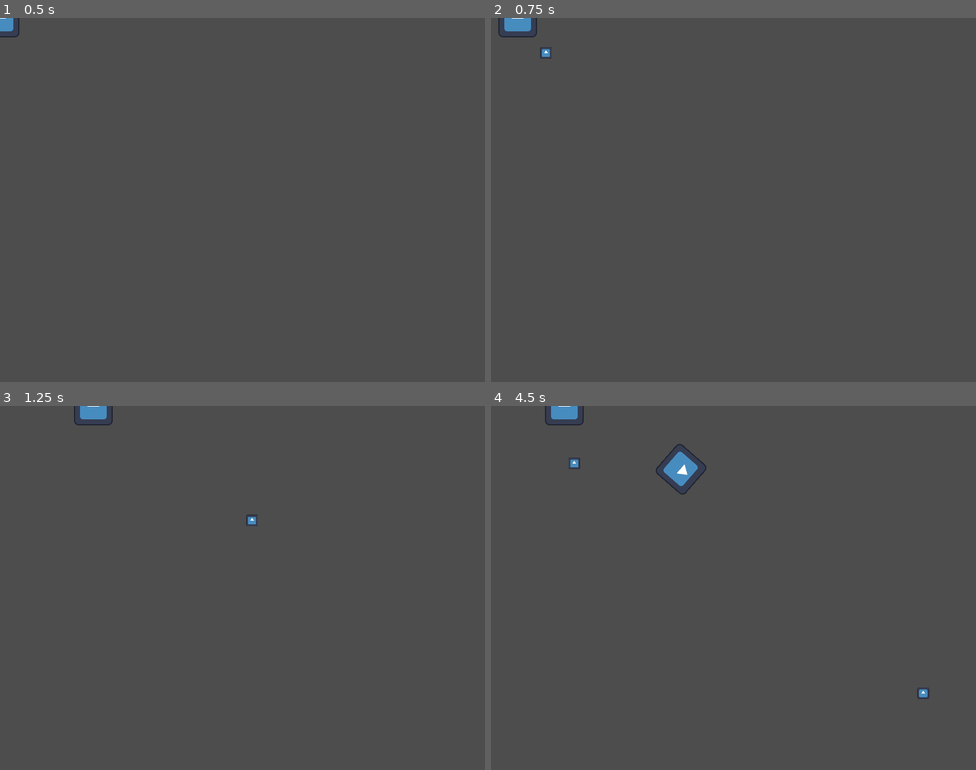
Above: before the commit, frames 1-4 (two rows, left to right).
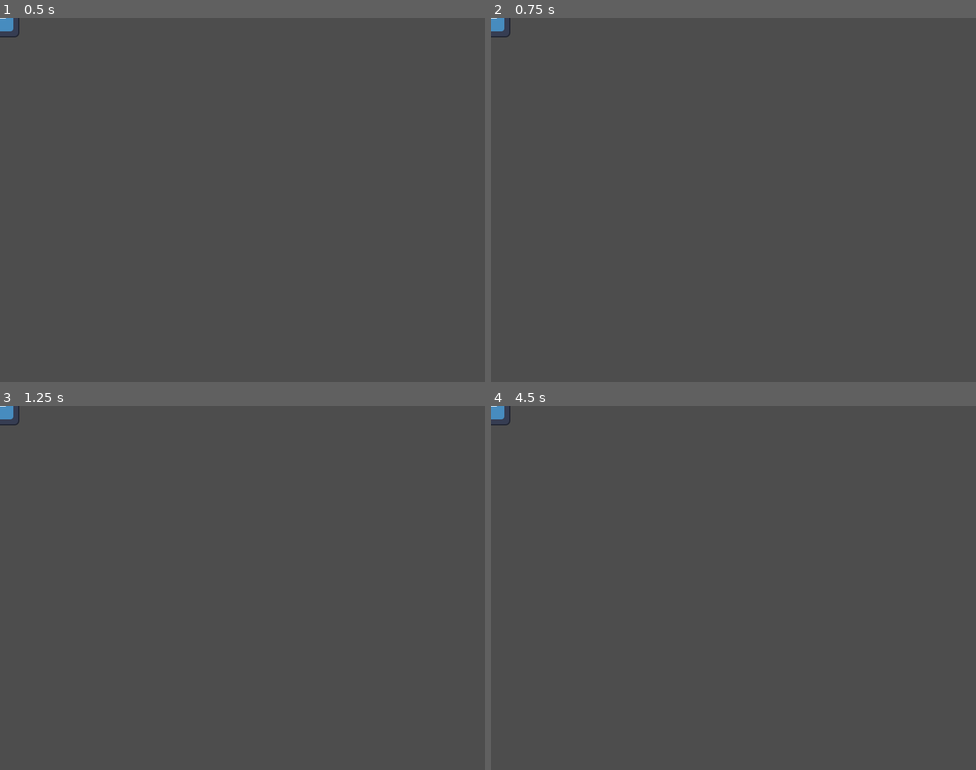
Above: after the commit, the same moments.

Repository: har3nz/MultiplayerDnD
Game: Godot game, scene res://scenes/Characters/wizard.tscn
Two runs of this game, one before a commit and one after it. Both use one fixed random seed, a clock stepped at 60 frames per second and the inputs below. This scene is started directly instead of the project's main scene. The engine's default icon, where the game draws it, is replaced by a stand-in: a white triangle on a blue panel in a dark square.
Inputs (mouse positions are in pixels of both pictures, inside the frame that each line leads up to):
- Up to frame 1 (0.5 s): no input
- Up to frame 2 (0.75 s): tap Enter at 0.5 s; move the mouse to (840, 181) at 0.52 s; hold D (right) from 0.53 s (still down); click (840, 181) at 0.6 s
- Up to frame 3 (1.25 s): keep holding D (right)
- Up to frame 4 (4.5 s): move the mouse to (636, 606) at 1.27 s; release D (right) at 1.28 s; hold S (down) 1.28-2.03 s; click (636, 606) at 1.35 s; move the mouse to (782, 507) at 2.02 s; hold D (right) 2.03-2.78 s; click (782, 507) at 2.1 s; move the mouse to (709, 660) at 2.77 s; hold W (up) 2.78-3.53 s; click (709, 660) at 2.85 s; move the mouse to (879, 642) at 3.52 s; hold A (left) from 3.53 s (still down); click (879, 642) at 3.6 s; tap C (skill1) at 4.15 s; move the mouse to (588, 533) at 4.27 s; click (588, 533) at 4.35 s

Frame 1 is identical in both runs. In frame 2, 0.4% of the frame differs, in the area x 0-13%, y 0-12%; in frame 3, 0.4%; in frame 4, 1.0%, in the area x 0-91%, y 0-81%.
Error before the commit: Cannot call method 'send' on a null value. (res://scripts/Network/packet_info/packet_info.gd:24)

Commit message:
stop reading my commits!!!

Diff:
--- a/project.godot
+++ b/project.godot
@@ -22,6 +22,7 @@
 ClientNetworkGlobals="*res://scripts/Network/client_network_globals.gd"
 ServerNetworkGlobals="*res://scripts/Network/server_network_globals.gd"
 PlayerSpawner="*res://scripts/Network/player_spawner.gd"
+CreateSkills="*res://scripts/Network/create_skills.gd"
 
 [display]
 
--- a/scenes/world.tscn
+++ b/scenes/world.tscn
@@ -1,9 +1,13 @@
-[gd_scene load_steps=3 format=3 uid="uid://7dutjmu04kaf"]
+[gd_scene load_steps=4 format=3 uid="uid://7dutjmu04kaf"]
 
 [ext_resource type="Script" uid="uid://ngw83fbvssq0" path="res://scripts/world.gd" id="1_rwgxs"]
 [ext_resource type="PackedScene" uid="uid://bjfo40wnlowit" path="res://scenes/player_spawner.tscn" id="2_rwgxs"]
+[ext_resource type="Script" uid="uid://cqgytxd4y6d4x" path="res://scripts/Network/create_skills.gd" id="3_4wyf3"]
 
 [node name="World" type="Node2D"]
 script = ExtResource("1_rwgxs")
 
 [node name="PlayerSpawner" parent="." instance=ExtResource("2_rwgxs")]
+
+[node name="SkillSpawner" type="Node" parent="."]
+script = ExtResource("3_4wyf3")
--- a/scripts/Characters/wizard.gd
+++ b/scripts/Characters/wizard.gd
@@ -18,7 +18,6 @@
 var max_health: float = 50
 var health: float = max_health
 
-var fireball_scene = preload("res://scenes/Skills/fireball.tscn")
 var mini_missile_scene = preload("res://scenes/Skills/mini_missile.tscn")
 var mini_missile
 var mouse_down: bool = false
@@ -27,27 +26,23 @@
 
 
 func spawn_fireball() -> void:
-	var fireball = fireball_scene.instantiate()
-	fireball.position = self.position
 	var m_pos = get_viewport().get_mouse_position()
 	var fdir = m_pos - self.position
 	var angle = atan2(m_pos.y - self.position.y, m_pos.x - self.position.x)
-	fireball.set_dir(fdir)
-	fireball.rotation = angle + 1.57
-	get_parent().add_child(fireball, true)
-	#GlobalMultiplayerSpawner.rpc("sv_spawn_fireball")
+
+	CreateSkills.spawn_fireball(fdir, angle, self.position)
 
 func spawn_mini_missile() -> void:
 	mini_missile = mini_missile_scene.instantiate()
 	mini_missile.position = self.position
 	var m_pos = get_viewport().get_mouse_position()
 	var mdir = m_pos - self.position
-	mini_missile.set_dir(mdir)
-	get_parent().add_child(mini_missile)
+
+	CreateSkills.spawn_mini_missile(mini_missile, mdir, position)
 
 
 func _physics_process(_delta) -> void:
-	#if !is_multiplayer_authority(): return
+	if !is_authority: return
 
 	velocity = Input.get_vector("left", "right", "up", "down") * SPEED
 
--- a/scripts/Network/client_network_globals.gd
+++ b/scripts/Network/client_network_globals.gd
@@ -3,6 +3,8 @@
 signal handle_local_id_assignment(local_id: int)
 signal handle_remote_id_assignment(remote_id: int)
 signal handle_player_position(player_position: PlayerPosition)
+signal handle_skill_position(position: PlayerPosition, rotation: float)
+
 signal upd_list(list: Array[int])
 
 var id: int = -1
@@ -20,6 +22,9 @@
 
 		PacketInfo.PACKET_TYPE.PLAYER_POSITION:
 			handle_player_position.emit(PlayerPosition.create_from_data(data))
+
+		PacketInfo.PACKET_TYPE.SKILL_POSITION:
+			handle_skill_position.emit(SkillPosition.create_from_data(data))
 
 		PacketInfo.PACKET_TYPE.PEER_LIST:
 			packet = PeerList.create_from_data(data)
--- /dev/null
+++ b/scripts/Network/create_skills.gd
@@ -0,0 +1,29 @@
+extends Node
+
+var fireball_scene = preload("res://scenes/Skills/fireball.tscn")
+
+var is_server: bool:
+	get: return NetworkHandler.is_server
+
+func spawn_mini_missile(mini_missile, mdir, pos) -> void:
+	if !is_server: return
+
+	mini_missile.position = pos
+	mini_missile.set_dir(mdir)
+	call_deferred("add_child", mini_missile)
+	print("spawned missile")
+
+
+func spawn_fireball(fdir, angle, ppos) -> void:
+	if !is_server: return
+	var fireball = fireball_scene.instantiate()
+	fireball.position = ppos
+	fireball.set_dir(fdir)
+	fireball.rotation = angle + 1.57
+
+
+func spawn_slash() -> void:
+	if !is_server: return
+
+func spawn_crow() -> void:
+	if !is_server: return
--- a/scripts/Network/network_handler.gd
+++ b/scripts/Network/network_handler.gd
@@ -70,9 +70,7 @@
 
 	# --- BROADCAST FULL PEER LIST TO ALL CLIENTS ---
 	var list_packet := PeerList.create(peer_ids)
-	list_packet.broadcast(connection)  # <-- send to everyone including the new client
-
-
+	list_packet.broadcast(connection)
 
 
 func connected_to_server() -> void:
@@ -84,7 +82,7 @@
 	available_peer_ids.push_back(peer_id)
 	client_peers.erase(peer_id)
 
-	# update server UI
+	# update server UI<
 	var waiting_room = get_tree().current_scene
 	if waiting_room.has_method("update_player_list_from_peers"):
 		waiting_room.update_player_list_from_peers(client_peers.keys())
--- a/scripts/Network/packet_info/packet_info.gd
+++ b/scripts/Network/packet_info/packet_info.gd
@@ -5,7 +5,9 @@
     PLAYER_POSITION = 1,
     PEER_LIST = 2,
     START_GAME = 3,
-    SPAWN_PLAYER = 4
+    SPAWN_PLAYER = 4,
+    SPAWN_SKILL = 5,
+    SKILL_POSITION = 6
 }
 
 var packet_type: PACKET_TYPE
--- a/scripts/Network/packet_info/player_position.gd
+++ b/scripts/Network/packet_info/player_position.gd
@@ -1,6 +1,4 @@
 class_name PlayerPosition extends PacketInfo
-
-
 
 var id: int
 var position: Vector2
--- /dev/null
+++ b/scripts/Network/packet_info/skill_pos.gd
@@ -0,0 +1,30 @@
+class_name SkillPosition extends PacketInfo
+
+var rotation: float
+var position: Vector2
+
+static func create(position: Vector2, rotation: int) -> SkillPosition:
+	var info: SkillPosition = SkillPosition.new()
+	info.packet_type = PACKET_TYPE.SKILL_POSITION
+	info.flag = ENetPacketPeer.FLAG_UNSEQUENCED
+	info.rotation = rotation
+	info.position = position
+	return info
+
+static func create_from_data(data: PackedByteArray) -> SkillPosition:
+	var info: SkillPosition = SkillPosition.new()
+	info.decode(data)
+	return info
+
+func encode() -> PackedByteArray:
+	var data: PackedByteArray = super.encode()
+	data.resize(12)
+	data.encode_float(0, position.x)
+	data.encode_float(4, position.y)
+	data.encode_float(8, rotation)
+	return data
+
+func decode(data: PackedByteArray) -> void:
+	super.decode(data)
+	rotation = data.decode_float(8)
+	position = Vector2(data.decode_float(2), data.decode_float(6))
--- a/scripts/Network/player_spawner.gd
+++ b/scripts/Network/player_spawner.gd
@@ -3,7 +3,6 @@
 const LOW_LEVEL_NETWORK_PLAYER = preload("res://scenes/Characters/wizard.tscn")
 
 func spawn_player(id: int) -> void:
-	print("spawned player")
 	if get_node_or_null(str(id)) != null:
 		return
 
--- a/scripts/Network/server_network_globals.gd
+++ b/scripts/Network/server_network_globals.gd
@@ -1,6 +1,7 @@
 extends Node
 
 signal handle_player_position(peer_id: int, player_position: PlayerPosition)
+signal handle_skill_position(position: PlayerPosition, rotation: float)
 
 var peer_ids: Array[int]
 
@@ -26,5 +27,7 @@
     match packet_type:
         PacketInfo.PACKET_TYPE.PLAYER_POSITION:
             handle_player_position.emit(peer_id, PlayerPosition.create_from_data(data))
+        PacketInfo.PACKET_TYPE.SKILL_POSITION:
+            handle_skill_position.emit(SkillPosition.create_from_data(data))
         _:
             push_error("Packet type with index ", data [0], " unhandled!")
--- a/scripts/Skills/mini_missile.gd
+++ b/scripts/Skills/mini_missile.gd
@@ -16,6 +16,13 @@
 
 var target
 
+func _enter_tree() -> void:
+	ServerNetworkGlobals.handle_skill_position.connect(server_handle_skill_position)
+	ClientNetworkGlobals.handle_skill_position.connect(client_handle_skill_position)
+
+func _exit_tree() -> void:
+	ServerNetworkGlobals.handle_skill_position.disconnect(server_handle_skill_position)
+	ClientNetworkGlobals.handle_skill_position.disconnect(client_handle_skill_position)
 
 func update_mouse(_m_pos, is_down) -> void:
 	prev_m_pos = m_pos
@@ -52,6 +59,19 @@
 		var perp = Vector2(-direction.y, direction.x)
 		position += perp * sin(time_passed * 20) * amplitude * delta
 
+	SkillPosition.create(global_position, rotation).send(NetworkHandler.server_peer)
+
+func server_handle_skill_position(skill_position: SkillPosition, rotation: float) -> void:
+
+	global_position = skill_position.position
+
+	SkillPosition.create(global_position, rotation).broadcast(NetworkHandler.connection)
+
+
+func client_handle_skill_position(skill_position: SkillPosition) -> void:
+
+	global_position = skill_position.position
+
 
 func circular_motion(delta) -> void:
 	angle += delta * 4
--- a/scripts/world.gd
+++ b/scripts/world.gd
@@ -1,11 +1,14 @@
 extends Node2D
 
 var is_authority: bool:
-	get: return NetworkHandler.is_server
+    get: return NetworkHandler.is_server
 
 func _ready():
-	if not is_authority:
-		return
+    if not is_authority:
+        return
 
-	var start_packet := SpawnPlayer.create()
-	start_packet.broadcast(NetworkHandler.connection)
+    var start_packet := SpawnPlayer.create()
+    start_packet.broadcast(NetworkHandler.connection)
+
+    for peer_id in ServerNetworkGlobals.peer_ids:
+        PlayerSpawner.spawn_player(peer_id)
Not shown, added: scripts/Network/create_skills.gd.uid
Not shown, added: scripts/Network/packet_info/skill_pos.gd.uid
